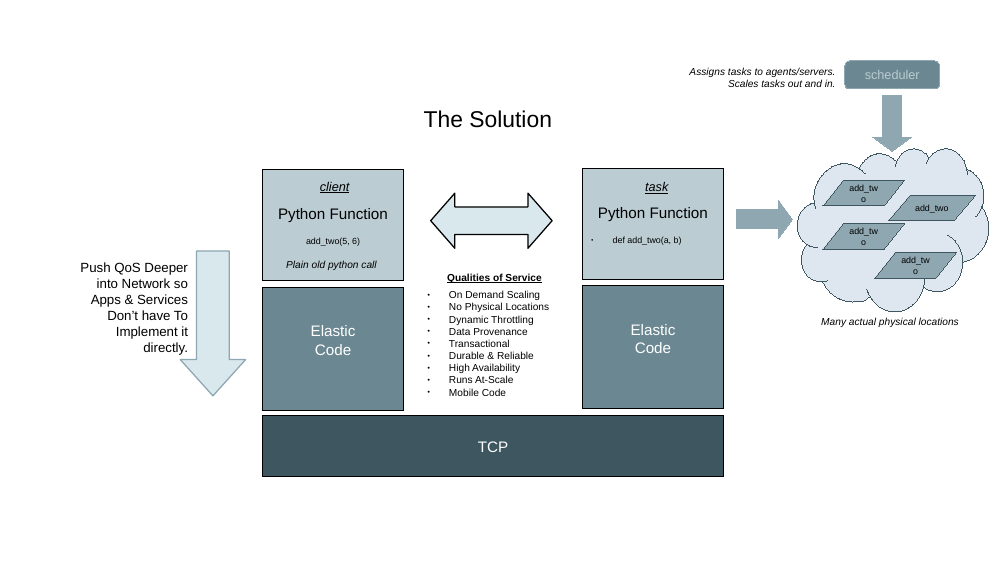
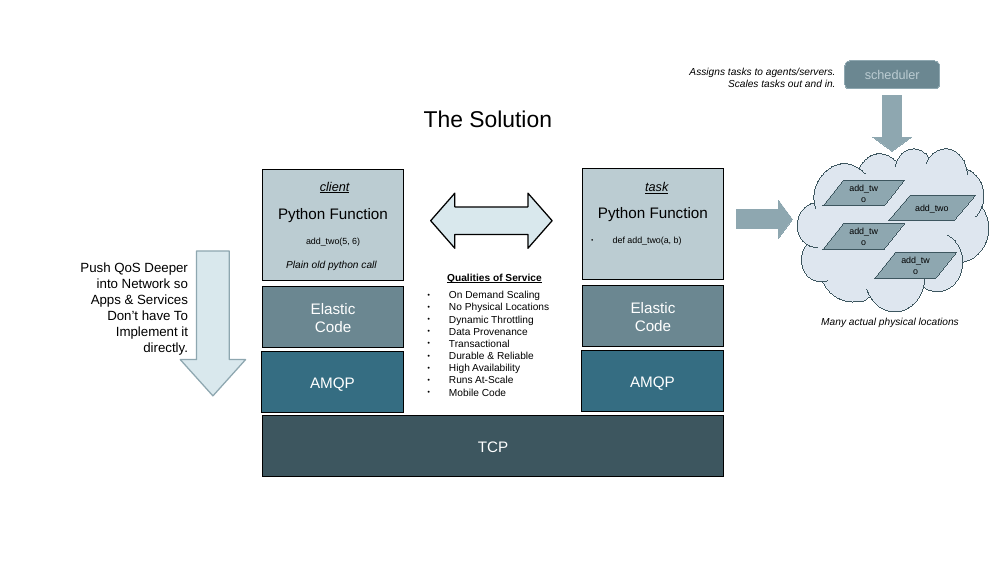
Before and after one commit to radiantone/pyfi-private, a slide deck: slide 4 of docs/problem-solution.odp. Drawn at 1008x567 pixels with LibreOffice and Linux fonts; fonts in the diff are those of the drawing. Boxes give left, top, right and bottom in pixels: in the first picture for what was removed or moved away, otherwise in the second. Text is boxed around its words. In the diff, an @@ line names an element or a change of style, - is before the commit and + after.

```diff
--- a/docs/problem-solution.odp
+++ b/docs/problem-solution.odp
@@ rectangle "Elastic Code": place and size @@
-rectangle "Elastic Code" at [263, 287, 404, 411]
+rectangle "Elastic Code" at [263, 286, 404, 348]
@@ rectangle "Elastic Code": place and size @@
-rectangle "Elastic Code" at [583, 285, 724, 409]
+rectangle "Elastic Code" at [583, 285, 724, 347]
@@ rectangle added at [262, 352, 403, 413], fill #356D82, outline #000000 0 pt, 12 pt, text #FFFFFF @@
+AMQP
@@ rectangle added at [582, 351, 724, 413], fill #356D82, outline #000000 0 pt, 12 pt, text #FFFFFF @@
+AMQP
```
Also in this commit, not shown: 3 other files.
